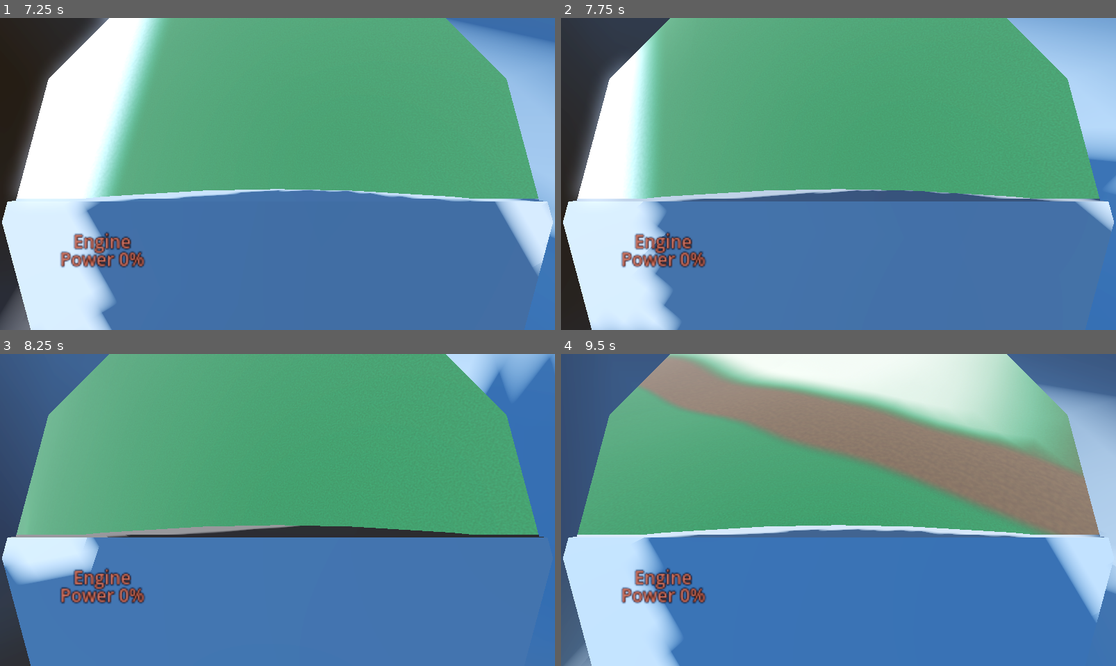
Above: before the commit, frames 1-4 (two rows, left to right).
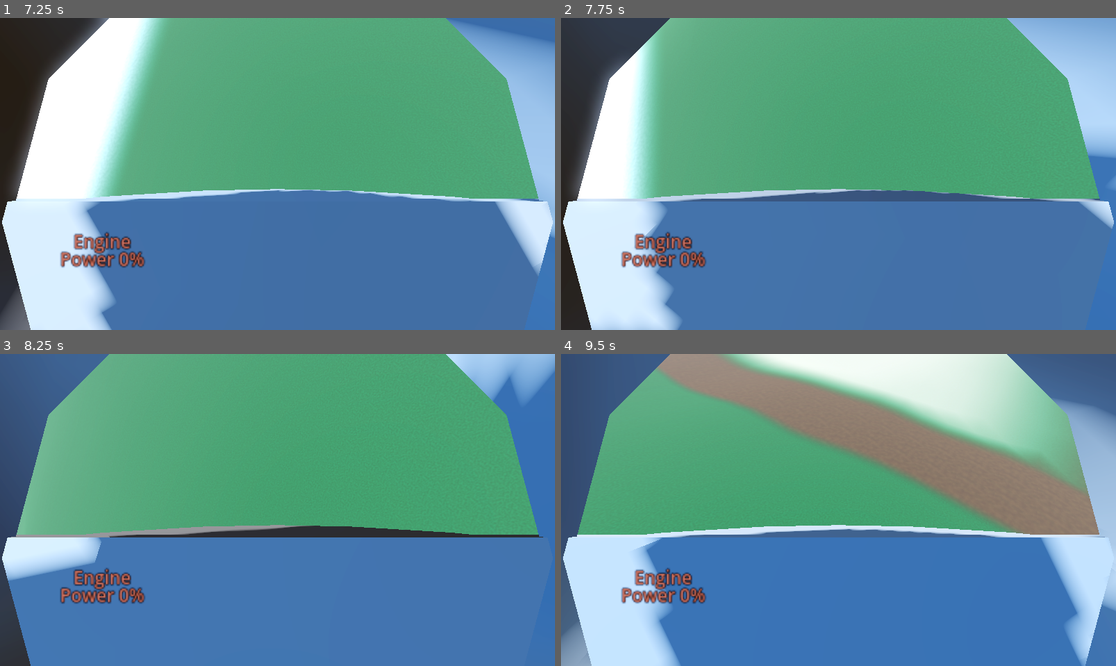
Above: after the commit, the same moments.

Repository: 100-Devs-1-Game/UndeadReckoning
Game: Godot game, scene res://Main.tscn
The game is run twice, just before and just after one commit, with the same random seed, the same clock (stepped at 60 frames per second) and the same inputs. Sound files missing from this copy of the repository are replaced by a short silence.
Inputs:
- Up to frame 1 (7.25 s): tap Enter at 0.5 s; hold D 0.53-1.28 s; tap Z at 0.6 s; tap Space at 0.77, 1.07, 1.52, 1.82, 3.02, 3.32, 3.77, 4.07, 4.52, 4.82, 6.02, 6.32, 6.77, 7.07 s; hold S 1.28-2.03 s; tap P at 1.35 s; hold D 2.03-2.78 s; tap O at 2.1 s; hold W 2.78-3.53 s; tap F at 2.85 s; hold A 3.53-5.03 s; tap V at 3.6 s; tap 3 at 4.35 s; hold S 5.03-5.78 s; tap 2 at 5.1 s; hold D 5.78-6.53 s; tap 1 at 5.85 s; hold W from 6.53 s (still down); hold G from 6.53 s (still down)
- Up to frame 2 (7.75 s): release W at 7.28 s; release G at 7.28 s; hold D from 7.28 s (still down); tap B at 7.35 s; tap Space at 7.52 s
- Up to frame 3 (8.25 s): tap Space at 7.82 s; release D at 8.03 s; hold S from 8.03 s (still down); tap J at 8.1 s
- Up to frame 4 (9.5 s): release S at 8.78 s; hold A from 8.78 s (still down); tap M at 8.85 s; tap Space at 9.02, 9.32 s

Frame 1 is identical in both runs. In frame 2, 0.4% of the frame differs, in the area x 0-100%, y 29-96%; in frame 3, 1.8%; in frame 4, 11%, in the area x 0-100%, y 0-100%.

Commit message:
Remove flaps and landing gear

Diff:
--- a/src/plane/our_aircraft.tscn
+++ b/src/plane/our_aircraft.tscn
@@ -9,20 +9,15 @@
 [ext_resource type="PackedScene" uid="uid://cuhxgecwm28ng" path="res://addons/simplified_flightsim/aircraft_modules/EnergyContainer/EnergyContainer.tscn" id="6_wg0hh"]
 [ext_resource type="PackedScene" uid="uid://2pej6qvsslvh" path="res://addons/simplified_flightsim/aircraft_modules/Engine/Engine.tscn" id="7_ti7pa"]
 [ext_resource type="PackedScene" uid="uid://dwgwme28nhk5s" path="res://addons/simplified_flightsim/aircraft_modules/Steering/Steering.tscn" id="8_h6343"]
-[ext_resource type="PackedScene" uid="uid://dt6mupocobxi1" path="res://addons/simplified_flightsim/aircraft_modules/Flaps/Flaps.tscn" id="9_owflo"]
-[ext_resource type="AudioStream" uid="uid://cqkqskpah2gx7" path="res://example/sfx/aircraft_modules/flaps/flap_loop.ogg" id="10_umfmc"]
 [ext_resource type="PackedScene" uid="uid://ck3hy1ua4an2y" path="res://addons/simplified_flightsim/aircraft_modules/LandingGear/LandingGear.tscn" id="11_ljo44"]
 [ext_resource type="AudioStream" uid="uid://cvxa8h3yftguj" path="res://example/sfx/aircraft_modules/landing_gear/deploy.wav" id="12_8uiky"]
 [ext_resource type="AudioStream" uid="uid://ch1k8klfyw0mq" path="res://example/sfx/aircraft_modules/landing_gear/stow.wav" id="13_v55f5"]
 [ext_resource type="PackedScene" uid="uid://6ytnwt6pu7qc" path="res://addons/simplified_flightsim/aircraft_modules/Controls/ControlEngine.tscn" id="14_ofsdp"]
 [ext_resource type="PackedScene" uid="uid://d0a0fapw5ynvs" path="res://addons/simplified_flightsim/aircraft_modules/Controls/ControlSteering.tscn" id="15_2oefp"]
-[ext_resource type="PackedScene" uid="uid://dqsmy2wed3eh7" path="res://addons/simplified_flightsim/aircraft_modules/Controls/ControlLandingGear.tscn" id="16_64l01"]
 [ext_resource type="PackedScene" uid="uid://n1sq0e2d5xwg" path="res://addons/simplified_flightsim/aircraft_modules/Controls/ControlFlaps.tscn" id="17_x4s74"]
 [ext_resource type="PackedScene" uid="uid://bafvgx2bkxkvh" path="res://addons/simplified_flightsim/aircraft_modules/Instruments/InstrumentAttitude.tscn" id="18_n3epa"]
 [ext_resource type="PackedScene" uid="uid://bu2hixfhu8ndm" path="res://example/ui/UIEnginePower/UIEnginePower.tscn" id="19_ti7pa"]
 [ext_resource type="PackedScene" uid="uid://dsel16gi76dnm" path="res://example/ui/UIEnergyContainer/UIFuelLevel.tscn" id="20_h6343"]
-[ext_resource type="PackedScene" uid="uid://b8s77ar81hq22" path="res://example/ui/UILandingGear/UILandingGear.tscn" id="21_owflo"]
-[ext_resource type="PackedScene" uid="uid://c4dncgm8qjt7u" path="res://example/ui/UIFlaps/UIFlaps.tscn" id="22_umfmc"]
 [ext_resource type="PackedScene" uid="uid://dhg4sb4ifrvh8" path="res://example/ui/UIAttitude/UIAttitude.tscn" id="23_ljo44"]
 [ext_resource type="PackedScene" uid="uid://bmut2y2xaqj6x" path="res://example/ui/UIAltSpeed/UIAltSpeed.tscn" id="24_8uiky"]
 
@@ -127,22 +122,15 @@
 [node name="Steering" parent="." instance=ExtResource("8_h6343")]
 ModuleType = "Steering"
 
-[node name="Flaps" parent="." instance=ExtResource("9_owflo")]
-UINode = NodePath("../Builtin Interface/Interface/UIFlaps")
-FlapSoundLoop = ExtResource("10_umfmc")
-
 [node name="LandingGear" parent="." instance=ExtResource("11_ljo44")]
 GearCollisionShape = NodePath("../LandingGearCollisionShape")
 InitialState = 1
 DeploySound = ExtResource("12_8uiky")
 StowSound = ExtResource("13_v55f5")
-UINode = NodePath("../Builtin Interface/Interface/UILandingGear")
 
 [node name="ControlEngine" parent="." instance=ExtResource("14_ofsdp")]
 
 [node name="ControlSteering" parent="." instance=ExtResource("15_2oefp")]
-
-[node name="ControlLandingGear" parent="." instance=ExtResource("16_64l01")]
 
 [node name="ControlFlaps" parent="." instance=ExtResource("17_x4s74")]
 
@@ -180,28 +168,6 @@
 offset_left = 81.0
 offset_top = -139.0
 offset_right = 145.0
-offset_bottom = -11.0
-grow_vertical = 0
-
-[node name="UILandingGear" parent="Builtin Interface/Interface" instance=ExtResource("21_owflo")]
-layout_mode = 1
-anchors_preset = 2
-anchor_top = 1.0
-anchor_bottom = 1.0
-offset_left = 153.0
-offset_top = -139.0
-offset_right = 263.0
-offset_bottom = -11.0
-grow_vertical = 0
-
-[node name="UIFlaps" parent="Builtin Interface/Interface" instance=ExtResource("22_umfmc")]
-layout_mode = 1
-anchors_preset = 2
-anchor_top = 1.0
-anchor_bottom = 1.0
-offset_left = 272.0
-offset_top = -139.0
-offset_right = 382.0
 offset_bottom = -11.0
 grow_vertical = 0
 
Not shown: 1 places in src/plane/our_aircraft.tscn that only renumber resources
